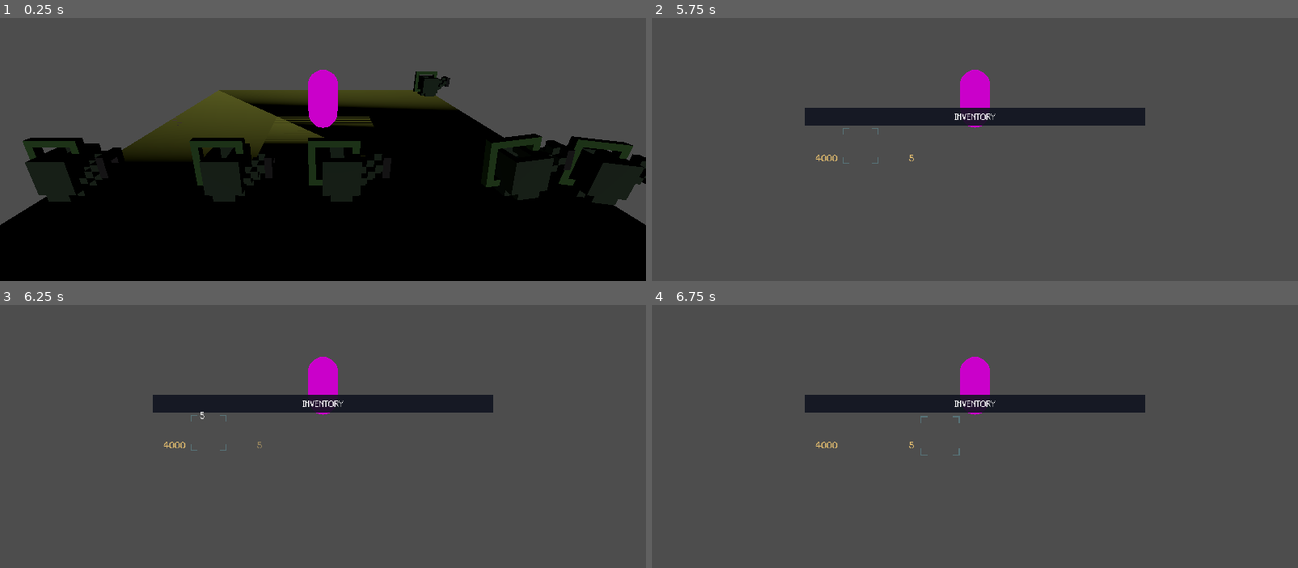
Above: before the commit, frames 1-4 (two rows, left to right).
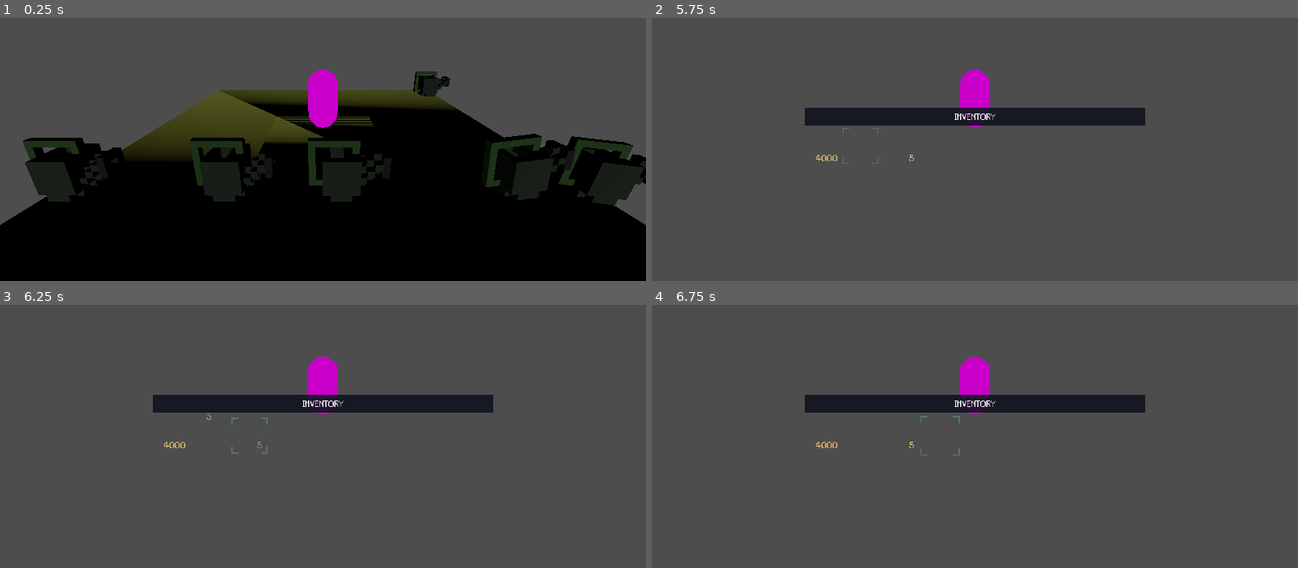
Above: after the commit, the same moments.

Repository: LeZellus/voxel
Game: Godot game, scene res://scenes/test/test_scene.tscn
Same seed, same stepped clock (60 frames per second), same inputs: the game is played once before the commit and once after it.
Inputs (mouse positions are in pixels of both pictures, inside the frame that each line leads up to):
- Up to frame 1 (0.25 s): no input
- Up to frame 2 (5.75 s): tap Enter at 0.5, 3.5 s; move the mouse to (1007, 96) at 0.52 s; hold E (interact) 0.53-1.28 s; hold W (move_forward) 0.53-4.25 s; click (1007, 96) at 0.67 s; tap Space (jump) at 0.77, 1.52, 2.75, 3.02, 3.77, 5 s; move the mouse to (942, 99) at 1.27 s; tap Shift (run) at 1.35 s; click (942, 99) at 1.42 s; move the mouse to (987, 91) at 2.02 s; tap 1 at 2.1 s; click (987, 91) at 2.17 s; move the mouse to (968, 104) at 2.77 s; tap 2 at 2.85 s; click (968, 104) at 2.92 s; move the mouse to (1020, 104) at 3.52 s; tap 3 at 3.6 s; click (1020, 104) at 3.67 s; tap Tab (toggle_inventory) at 4.15 s; drag from (819, 194) to (outside the picture) at 4.27 s; move the mouse to (858, 146) at 5.02 s; hold S (move_back) from 5.03 s (still down); hold E (interact) from 5.03 s (still down); click (858, 146) at 5.17 s
- Up to frame 3 (6.25 s): release S (move_back) at 5.75 s; release E (interact) at 5.75 s; tap Enter at 5.75 s; drag from (245, 433) to (193, 404) at 5.77 s
- Up to frame 4 (6.75 s): tap Space (jump) at 6.5 s; drag from (936, 433) to (1039, 307) at 6.52 s

Frames 1-2 are identical in both runs. In frame 3, less than 0.1% of the frame differs, in the area x 29-42%, y 40-57%; in frame 4, nothing differs.

Commit message:
fix name problem
fix

Diff:
--- a/scenes/UI/InventoryUI.tscn
+++ b/scenes/UI/InventoryUI.tscn
@@ -1,6 +1,6 @@
 [gd_scene load_steps=5 format=3 uid="uid://bgbwhja5u15sr"]
 
-[ext_resource type="Script" path="res://scripts/ui/InventoryUI.gd" id="1_js2po"]
+[ext_resource type="Script" path="res://scripts/game_ui/InventoryUI.gd" id="1_js2po"]
 [ext_resource type="FontFile" uid="uid://b2ovnq4y084qx" path="res://assets/fonts/awcathode-webfont.ttf" id="2_0shbe"]
 
 [sub_resource type="StyleBoxFlat" id="StyleBoxFlat_xsy5f"]
@@ -16,6 +16,8 @@
 bg_color = Color(0.063, 0.078, 0.122, 0.9)
 
 [node name="InventoryUI" type="Control"]
+process_mode = 3
+visible = false
 layout_mode = 3
 anchors_preset = 15
 anchor_right = 1.0
--- a/scenes/ui/DragPreview.tscn
+++ b/scenes/ui/DragPreview.tscn
@@ -1,22 +1,39 @@
-[gd_scene load_steps=2 format=3 uid="uid://lagd1pg3u83n"]
+[gd_scene load_steps=3 format=3 uid="uid://dgy8x1drhw3x"]
 
-[ext_resource type="Script" path="res://scripts/UI/DragPreview.gd" id="1_qu5og"]
+[ext_resource type="Script" path="res://scripts/game_ui/DragPreview.gd" id="1_1ru8b"]
+[ext_resource type="Texture2D" uid="uid://dbo6crr5i74gn" path="res://assets/icons/sack_of_seed.webp" id="2_prfjr"]
 
 [node name="DragPreview" type="Control"]
 layout_mode = 3
 anchors_preset = 15
 anchor_right = 1.0
 anchor_bottom = 1.0
+offset_right = -1088.0
+offset_bottom = -584.0
 grow_horizontal = 2
 grow_vertical = 2
-script = ExtResource("1_qu5og")
+script = ExtResource("1_1ru8b")
 
 [node name="IconTexture" type="TextureRect" parent="."]
-layout_mode = 0
-offset_right = 40.0
-offset_bottom = 40.0
+layout_mode = 1
+anchors_preset = 15
+anchor_right = 1.0
+anchor_bottom = 1.0
+grow_horizontal = 2
+grow_vertical = 2
+texture = ExtResource("2_prfjr")
+expand_mode = 4
 
 [node name="QuantityLabel" type="Label" parent="."]
-layout_mode = 0
-offset_right = 40.0
-offset_bottom = 20.0
+layout_mode = 1
+anchors_preset = 12
+anchor_top = 1.0
+anchor_right = 1.0
+anchor_bottom = 1.0
+offset_top = -20.0
+grow_horizontal = 2
+grow_vertical = 0
+theme_override_colors/font_color = Color(0.909804, 0.756863, 0.439216, 1)
+text = "Stack
+"
+horizontal_alignment = 2
--- a/scenes/ui/InventorySlot2D.tscn
+++ b/scenes/ui/InventorySlot2D.tscn
@@ -1,7 +1,7 @@
 [gd_scene load_steps=6 format=3 uid="uid://db3u1n1acklfl"]
 
 [ext_resource type="Theme" uid="uid://dcsalqn1jq3b" path="res://assets/resources/game_theme.tres" id="1_4i8cp"]
-[ext_resource type="Script" path="res://scripts/ui/InventorySlot2D.gd" id="1_jjwjd"]
+[ext_resource type="Script" path="res://scripts/game_ui/InventorySlot2D.gd" id="1_jjwjd"]
 [ext_resource type="Texture2D" uid="uid://dbo6crr5i74gn" path="res://assets/icons/sack_of_seed.webp" id="2_fhohn"]
 [ext_resource type="FontFile" uid="uid://b2ovnq4y084qx" path="res://assets/fonts/awcathode-webfont.ttf" id="3_vlj4i"]
 
--- /dev/null
+++ b/scripts/game_ui/DragPreview.gd
@@ -0,0 +1,42 @@
+# DragPreview.gd
+extends Control
+
+@onready var icon_texture: TextureRect = $IconTexture
+@onready var quantity_label: Label = $QuantityLabel
+var shake_tween: Tween
+
+func _ready():
+	z_index = 1000
+	mouse_filter = Control.MOUSE_FILTER_IGNORE
+	modulate.a = 0.8
+	visible = false
+	set_deferred("custom_minimum_size", Vector2(64, 64))
+	set_deferred("size", Vector2(64, 64))
+
+func setup_preview(item: Item, qty: int):
+	if item != null:
+		icon_texture.texture = item.icon
+		quantity_label.text = str(qty) if qty > 1 else ""
+	visible = true
+	_start_shake()
+
+func _start_shake():
+	if shake_tween:
+		shake_tween.kill()
+
+	shake_tween = create_tween()
+	shake_tween.set_loops()
+	shake_tween.tween_method(_shake_icon, 0.0, PI * 2, 0.1)
+
+func _shake_icon(angle: float):
+	var shake_offset = Vector2(sin(angle) * 2, cos(angle * 1.5) * 1.5)
+	icon_texture.position = shake_offset
+
+func update_position(global_pos: Vector2):
+	global_position = global_pos - Vector2(32, 32)
+
+func hide_preview():
+	if shake_tween:
+		shake_tween.kill()
+	icon_texture.position = Vector2.ZERO
+	visible = false
--- a/scripts/ui/InventorySlot2D.gd
+++ b/scripts/game_ui/InventorySlot2D.gd
@@ -48,11 +48,11 @@
 	elif event is InputEventMouseMotion:
 		_on_mouse_drag(event)
 
-func _on_mouse_down(event: InputEventMouseButton):
+func _on_mouse_down(_event: InputEventMouseButton):
 	if item_data != null:
 		drag_start_position = get_global_mouse_position()
 
-func _on_mouse_up(event: InputEventMouseButton):
+func _on_mouse_up(_event: InputEventMouseButton):
 	if is_dragging:
 		drag_ended.emit()
 	is_dragging = false
--- a/scripts/UI/InventoryUI.gd
+++ b/scripts/game_ui/InventoryUI.gd
@@ -38,7 +38,7 @@
 		panel.add_child(drag_preview)
 
 func create_slot_cursor():
-	slot_cursor = preload("res://scripts/ui/SlotCursor.gd").new()
+	slot_cursor = preload("res://scripts/game_ui/SlotCursor.gd").new()
 	panel.add_child(slot_cursor)
 
 func setup_inventory(inv: Inventory, manager: Node):
@@ -51,7 +51,7 @@
 	visible = true
 	await get_tree().process_frame
 
-	var estimated_height = (INVENTORY_SIZE / GRID_COLUMNS) * 64 + ((INVENTORY_SIZE / GRID_COLUMNS) * 4) + 32
+	var estimated_height = (INVENTORY_SIZE / float(GRID_COLUMNS)) * 64 + ((INVENTORY_SIZE / float(GRID_COLUMNS)) * 4) + 32
 	UIAnimator.slide_inventory_from_bottom(panel, estimated_height)
 
 func hide_animated():
--- a/scripts/ui/SlotCursor.gd
+++ b/scripts/game_ui/SlotCursor.gd
@@ -14,7 +14,6 @@
 	if not visible:
 		return
 
-	var rect = Rect2(Vector2.ZERO, size)
 	var color = Color.html("#577277")
 
 	# Coin haut-gauche
--- a/scripts/ui/DragPreview.gd
+++ /dev/null
@@ -1,23 +0,0 @@
-# DragPreview.gd
-extends Control
-
-@onready var icon_texture: TextureRect = $IconTexture
-@onready var quantity_label: Label = $QuantityLabel
-
-func _ready():
-	z_index = 1000
-	mouse_filter = Control.MOUSE_FILTER_IGNORE
-	modulate.a = 0.8
-	visible = false
-
-func setup_preview(item: Item, qty: int):
-	if item != null:
-		icon_texture.texture = item.icon
-		quantity_label.text = str(qty) if qty > 1 else ""
-	visible = true
-
-func update_position(global_pos: Vector2):
-	global_position = global_pos + Vector2(10, 10)
-
-func hide_preview():
-	visible = false
